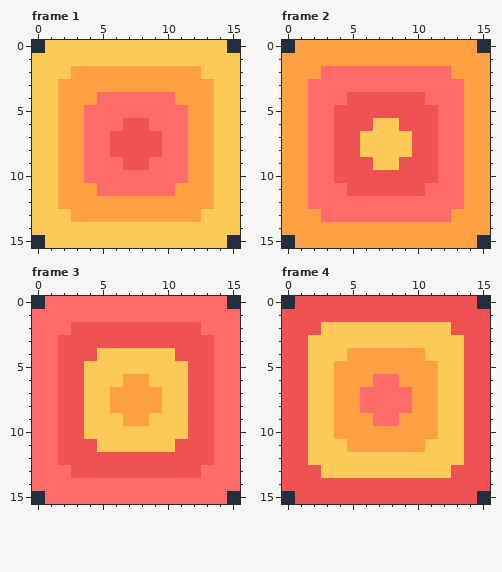
A pixel-art file gets an edit: Assets/Sprites/Floors/floor_lava.aseprite. Above: the version before the commit.
16x16 pixels, 4 frames. Shown: frame 1, frame 2, frame 3, frame 4.
The same view after the edit:
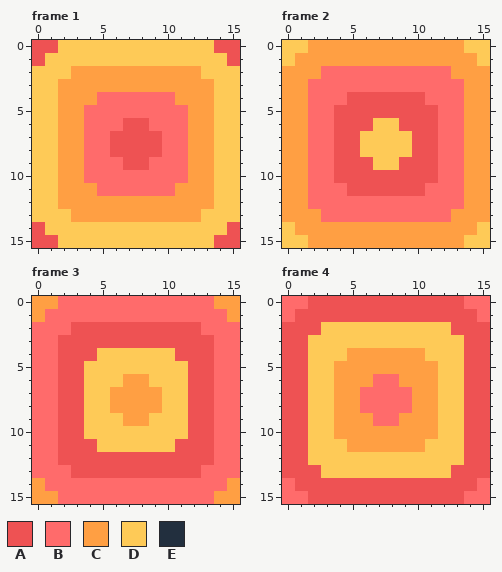
Palette (. is transparent): A #ee5253  B #ff6b6b  C #ff9f43  D #feca57  E #222f3e
From old to new:
--- frame 1
@@ x 0..15 @@
- 0 EDDDDDDDDDDDDDDE
- 1 DDDDDDDDDDDDDDDD
+ 0 AADDDDDDDDDDDDAA
+ 1 ADDDDDDDDDDDDDDA
  2 DDDCCCCCCCCCCDDD
@@ x 0..15 @@
 13 DDDCCCCCCCCCCDDD
-14 DDDDDDDDDDDDDDDD
-15 EDDDDDDDDDDDDDDE
+14 ADDDDDDDDDDDDDDA
+15 AADDDDDDDDDDDDAA
--- frame 2
@@ x 0..15 @@
- 0 ECCCCCCCCCCCCCCE
- 1 CCCCCCCCCCCCCCCC
+ 0 DDCCCCCCCCCCCCDD
+ 1 DCCCCCCCCCCCCCCD
  2 CCCBBBBBBBBBBCCC
@@ x 0..15 @@
 13 CCCBBBBBBBBBBCCC
-14 CCCCCCCCCCCCCCCC
-15 ECCCCCCCCCCCCCCE
+14 DCCCCCCCCCCCCCCD
+15 DDCCCCCCCCCCCCDD
--- frame 3
@@ x 0..15 @@
- 0 EBBBBBBBBBBBBBBE
- 1 BBBBBBBBBBBBBBBB
+ 0 CCBBBBBBBBBBBBCC
+ 1 CBBBBBBBBBBBBBBC
  2 BBBAAAAAAAAAABBB
@@ x 0..15 @@
 13 BBBAAAAAAAAAABBB
-14 BBBBBBBBBBBBBBBB
-15 EBBBBBBBBBBBBBBE
+14 CBBBBBBBBBBBBBBC
+15 CCBBBBBBBBBBBBCC
--- frame 4
@@ x 0..15 @@
- 0 EAAAAAAAAAAAAAAE
- 1 AAAAAAAAAAAAAAAA
+ 0 BBAAAAAAAAAAAABB
+ 1 BAAAAAAAAAAAAAAB
  2 AAADDDDDDDDDDAAA
@@ x 0..15 @@
 13 AAADDDDDDDDDDAAA
-14 AAAAAAAAAAAAAAAA
-15 EAAAAAAAAAAAAAAE
+14 BAAAAAAAAAAAAAAB
+15 BBAAAAAAAAAAAABB
